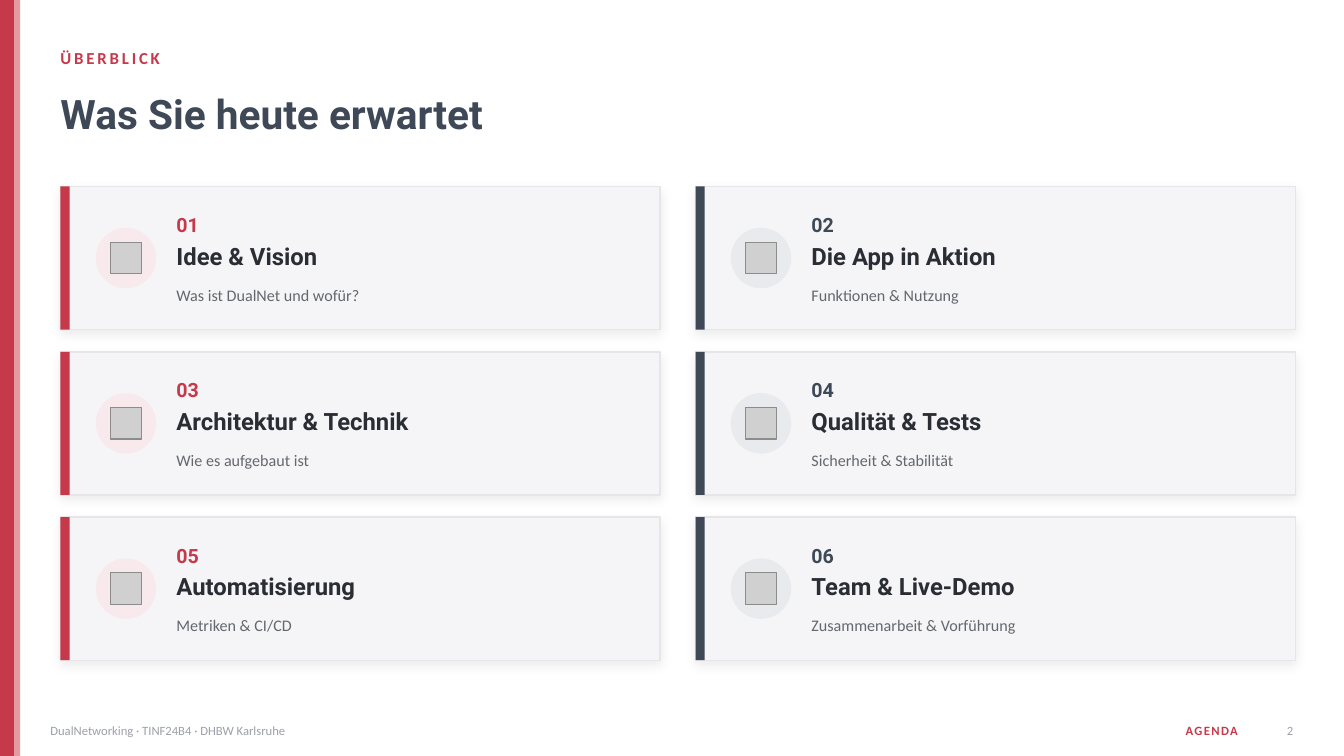
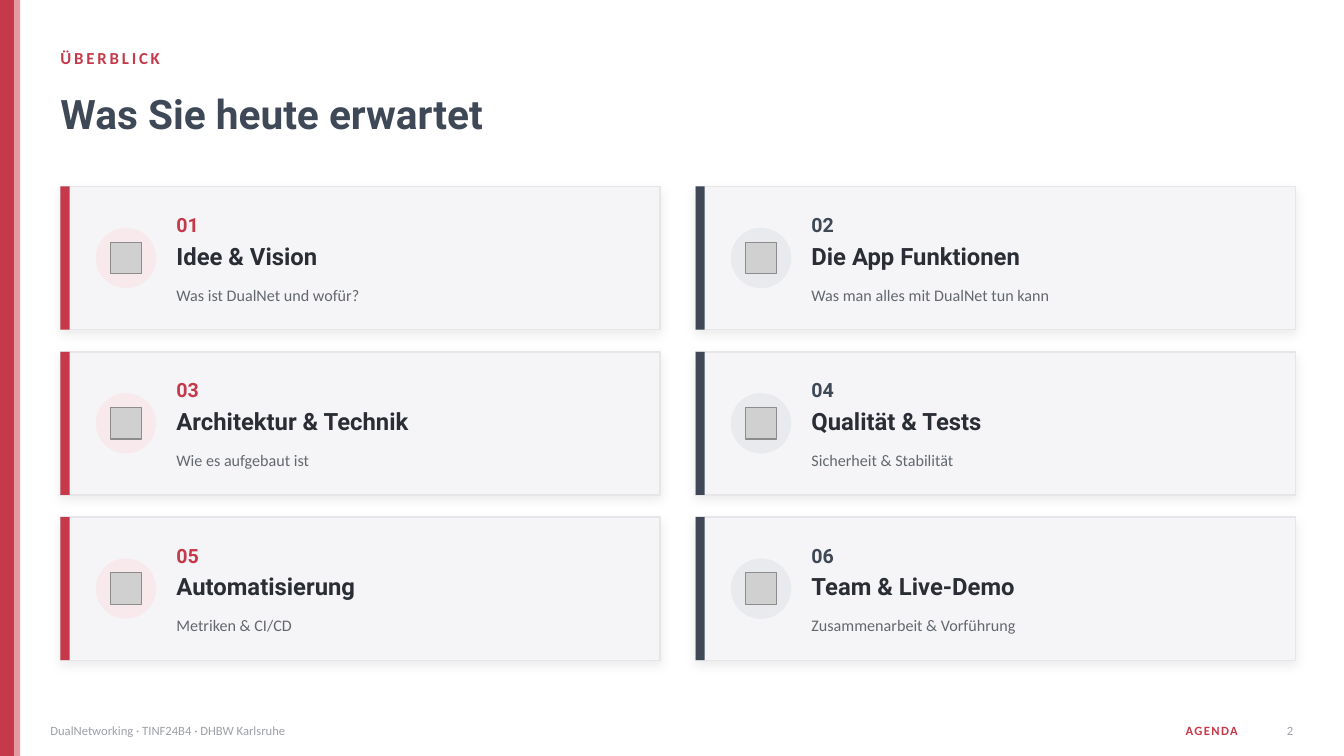
Before and after one commit to DualNetworking/DualNetworking, a slide deck: slide 2 of docs/Abschlusspräsentation/DualNet-Abschlusspraesentation-v2.pptx. Drawn at 1344x756 pixels with LibreOffice and Linux fonts; fonts in the diff are those of the drawing; grey boxes stand for pictures. Boxes give left, top, right and bottom in pixels: in the first picture for what was removed or moved away, otherwise in the second. Text is boxed around its words. In the diff, an @@ line names an element or a change of style, - is before the commit and + after.

```diff
--- a/docs/Abschlusspräsentation/DualNet-Abschlusspraesentation-v2.pptx
+++ b/docs/Abschlusspräsentation/DualNet-Abschlusspraesentation-v2.pptx
@@ text at (x1=811, y1=247, x2=1020, y2=270): text changed @@
-Die App in Aktion
+Die App Funktionen
@@ text at (x1=811, y1=290, x2=1049, y2=301): text changed @@
-Funktionen & Nutzung
+Was man alles mit DualNet tun kann
```
Also in this commit, not shown: 6 other slides changed, 2 other files.
